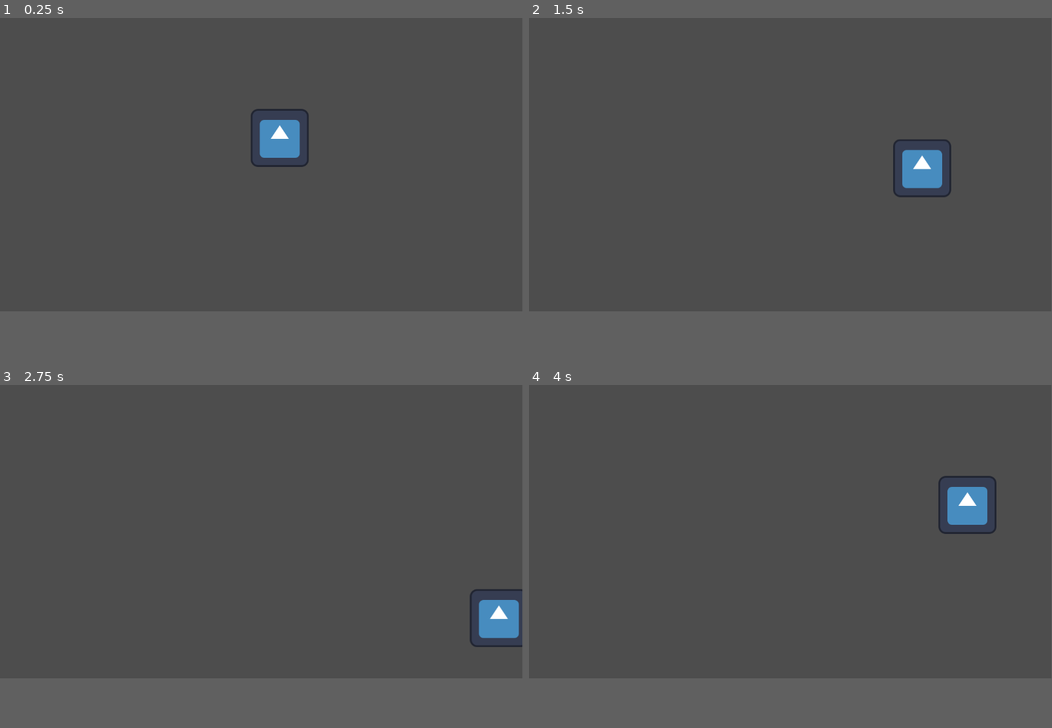
Above: before the commit, frames 1-4 (two rows, left to right).
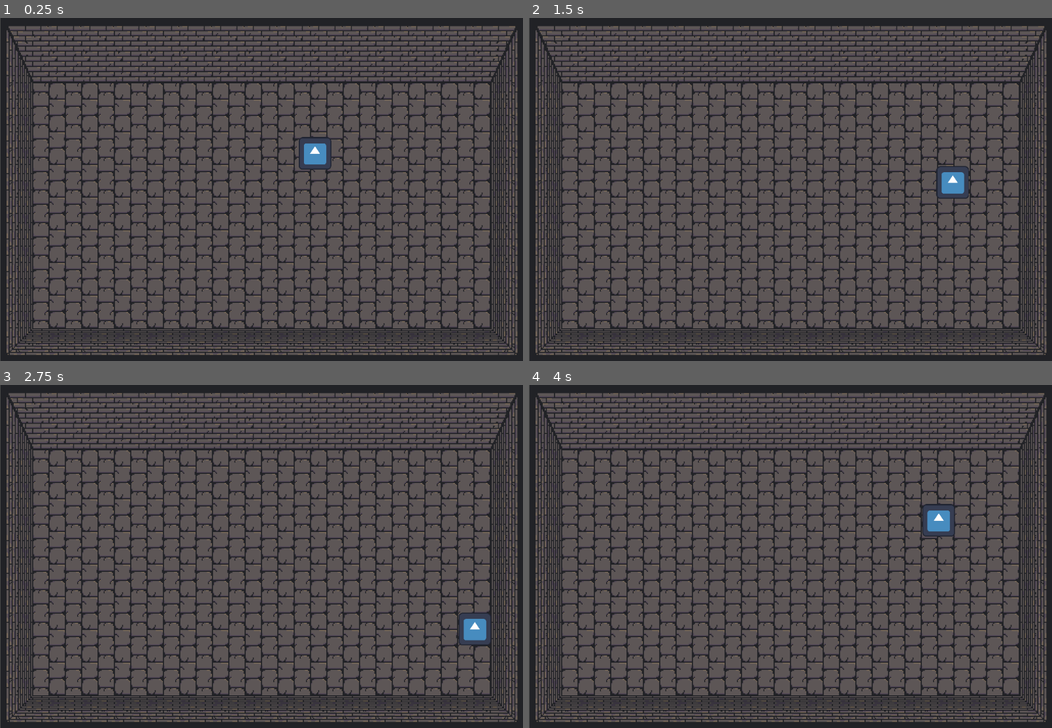
Above: after the commit, the same moments.

Repository: MinMagDev/Brackeys25.1
Game: Godot game, scene res://Scenes/main.tscn
Two runs of this game, one before a commit and one after it. Both use one fixed random seed, a clock stepped at 60 frames per second and the inputs below. The project has no main scene, so this scene is started directly. The engine's default icon, where the game draws it, is replaced by a stand-in: a white triangle on a blue panel in a dark square.
Inputs:
- Up to frame 1 (0.25 s): no input
- Up to frame 2 (1.5 s): tap Enter at 0.5 s; hold D (Right) 0.53-1.28 s; hold S (Down) from 1.28 s (still down)
- Up to frame 3 (2.75 s): release S (Down) at 2.03 s; hold D (Right) from 2.03 s (still down)
- Up to frame 4 (4 s): release D (Right) at 2.78 s; hold W (Up) 2.78-3.53 s; hold A (Left) from 3.53 s (still down)
In our replay, the window is 799x449 before the commit and 800x525 after it. These sizes can differ from the game's own. Grey fills any space a smaller window leaves; there, only what the larger window draws over its background counts as a difference.

The runs differ from the first frame. In frame 1, 34% of the frame differs, in the area x 0-100%, y 0-100%; in frame 2, 34%; in frame 3, 34%; in frame 4, 34%.

Commit message:
Created the dungeon room sprite and object

Diff:
--- /dev/null
+++ b/Scenes/dungeon.tscn
@@ -0,0 +1,33 @@
+[gd_scene load_steps=4 format=3 uid="uid://bonjyrf8lppfa"]
+
+[ext_resource type="Texture2D" uid="uid://bqli4ixh81l5w" path="res://assets/images/empty_dungeon.png" id="1_j04bu"]
+
+[sub_resource type="RectangleShape2D" id="RectangleShape2D_s23g6"]
+size = Vector2(981, 39)
+
+[sub_resource type="RectangleShape2D" id="RectangleShape2D_ipfx7"]
+size = Vector2(39, 521)
+
+[node name="Dungeon" type="Node2D"]
+
+[node name="EmptyDungeon" type="Sprite2D" parent="."]
+scale = Vector2(2, 2)
+texture = ExtResource("1_j04bu")
+
+[node name="Collisions" type="StaticBody2D" parent="."]
+position = Vector2(469, 42)
+
+[node name="UpWall" type="CollisionShape2D" parent="Collisions"]
+position = Vector2(-469, -275)
+shape = SubResource("RectangleShape2D_s23g6")
+
+[node name="DownWall" type="CollisionShape2D" parent="Collisions"]
+position = Vector2(-470, 252)
+shape = SubResource("RectangleShape2D_s23g6")
+
+[node name="LeftWall" type="CollisionShape2D" parent="Collisions"]
+position = Vector2(-940.5, -6.5)
+shape = SubResource("RectangleShape2D_ipfx7")
+
+[node name="RightWall" type="CollisionShape2D" parent="Collisions"]
+shape = SubResource("RectangleShape2D_ipfx7")
--- a/Scenes/main.tscn
+++ b/Scenes/main.tscn
@@ -1,8 +1,13 @@
-[gd_scene load_steps=2 format=3 uid="uid://b84hbfngsauox"]
+[gd_scene load_steps=3 format=3 uid="uid://b84hbfngsauox"]
 
-[ext_resource type="PackedScene" uid="uid://dl0l2tldqo5kr" path="res://Scenes/player.tscn" id="1_5ho0n"]
+[ext_resource type="PackedScene" uid="uid://bonjyrf8lppfa" path="res://scenes/dungeon.tscn" id="1_1nxen"]
+[ext_resource type="PackedScene" uid="uid://dl0l2tldqo5kr" path="res://scenes/player.tscn" id="1_5ho0n"]
 
 [node name="Main" type="Node2D"]
 
+[node name="Dungeon" parent="." instance=ExtResource("1_1nxen")]
+position = Vector2(513, 336)
+
 [node name="Player" parent="." instance=ExtResource("1_5ho0n")]
 position = Vector2(617, 266)
+scale = Vector2(0.5, 0.5)
--- a/Scenes/player.tscn
+++ b/Scenes/player.tscn
@@ -1,9 +1,10 @@
 [gd_scene load_steps=4 format=3 uid="uid://dl0l2tldqo5kr"]
 
-[ext_resource type="Script" path="res://Scripts/player.gd" id="1_luyc1"]
+[ext_resource type="Script" path="res://scripts/player.gd" id="1_luyc1"]
 [ext_resource type="Texture2D" uid="uid://bp2n3b6emtqid" path="res://icon.svg" id="2_x7qmg"]
 
-[sub_resource type="CircleShape2D" id="CircleShape2D_r4prv"]
+[sub_resource type="RectangleShape2D" id="RectangleShape2D_rbm5e"]
+size = Vector2(130, 130)
 
 [node name="Player" type="CharacterBody2D"]
 script = ExtResource("1_luyc1")
@@ -13,4 +14,5 @@
 texture = ExtResource("2_x7qmg")
 
 [node name="CollisionShape2D" type="CollisionShape2D" parent="."]
-shape = SubResource("CircleShape2D_r4prv")
+position = Vector2(0, -1)
+shape = SubResource("RectangleShape2D_rbm5e")
--- a/Scripts/player.gd
+++ b/Scripts/player.gd
@@ -1,7 +1,7 @@
 extends CharacterBody2D
 
 
-const SPEED = 200.0
+const SPEED = 170.0
 
 
 func _physics_process(delta: float) -> void:
--- a/project.godot
+++ b/project.godot
@@ -14,6 +14,12 @@
 config/tags=PackedStringArray("game_jam")
 config/features=PackedStringArray("4.3", "Forward Plus")
 config/icon="res://icon.svg"
+
+[display]
+
+window/size/viewport_width=1024
+window/size/viewport_height=672
+window/stretch/mode="viewport"
 
 [input]
 
@@ -37,3 +43,7 @@
 "events": [Object(InputEventKey,"resource_local_to_scene":false,"resource_name":"","device":-1,"window_id":0,"alt_press …(192 unchanged characters)…
 ]
 }
+
+[rendering]
+
+textures/canvas_textures/default_texture_filter=0
Binary file added: assets/images/empty_dungeon.png
Not shown, added: assets/images/empty_dungeon.png.import
